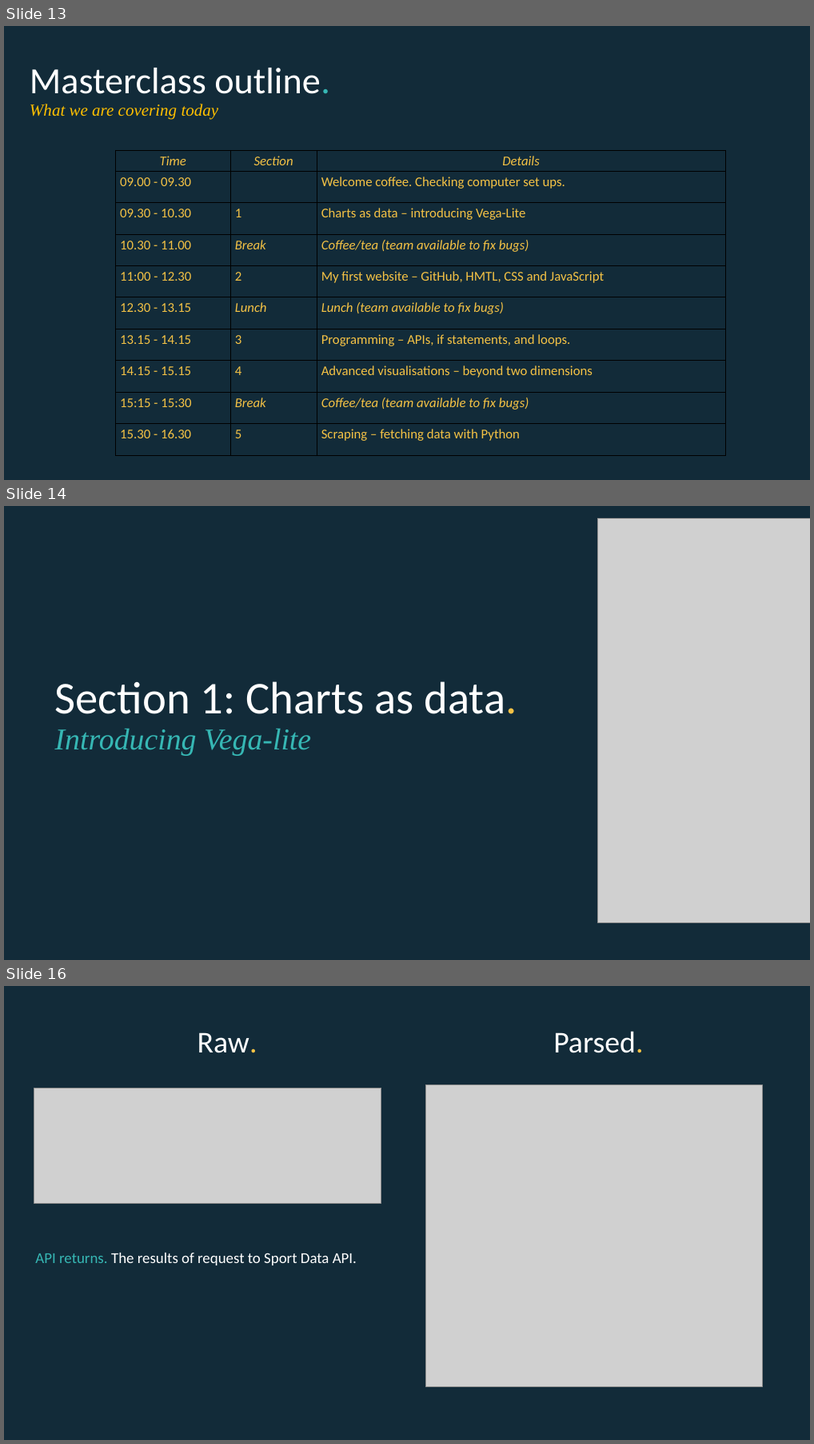
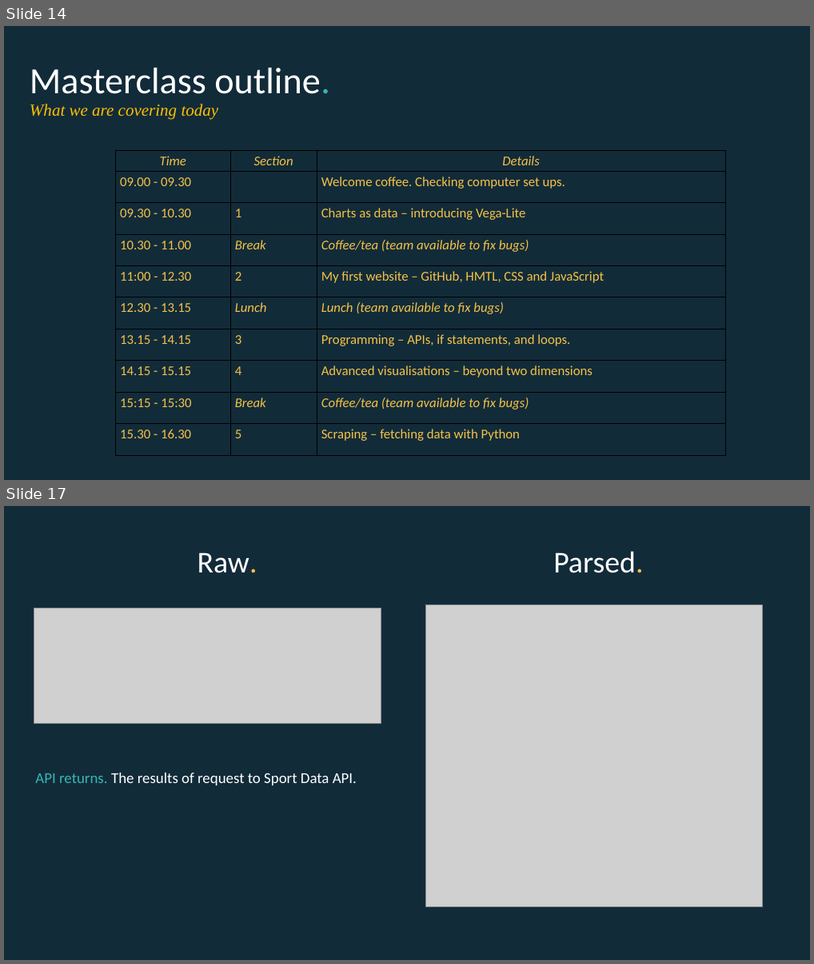
Before and after one commit to EconomicsObservatory/courses, a slide deck: 1/1_Charts_as_data.pptx. Shown one above the other, each under a label of ours: slides 13, 14 and 16 before the commit, slides 14 and 17 after it; the slides between them are not shown. The pictures are 814x1444 and 814x964 pixels, drawn with LibreOffice and Linux fonts; fonts in the diff are those of the drawing; grey boxes stand for pictures. Boxes give left, top, right and bottom in pixels: in the first picture for what was removed or moved away, otherwise in the second. Text is boxed around its words. In the diff, an @@ line names an element or a change of style, - is before the commit and + after.

```diff
--- a/1/1_Charts_as_data.pptx
+++ b/1/1_Charts_as_data.pptx
@@ slide 14 removed at (4, 506, 810, 960), background #122B39 @@
@@ picture removed at (598, 518, 810, 922) @@
@@ title removed at (55, 681, 518, 756) @@
-Section 1: Charts as data.
-Introducing Vega-lite
@@ what was slide 13 is now slide 14 @@
@@ what was slide 16 is now slide 17 @@
```
Also in this commit, not shown: 7 slides changed, 20 slides added, 5 other slides removed.
